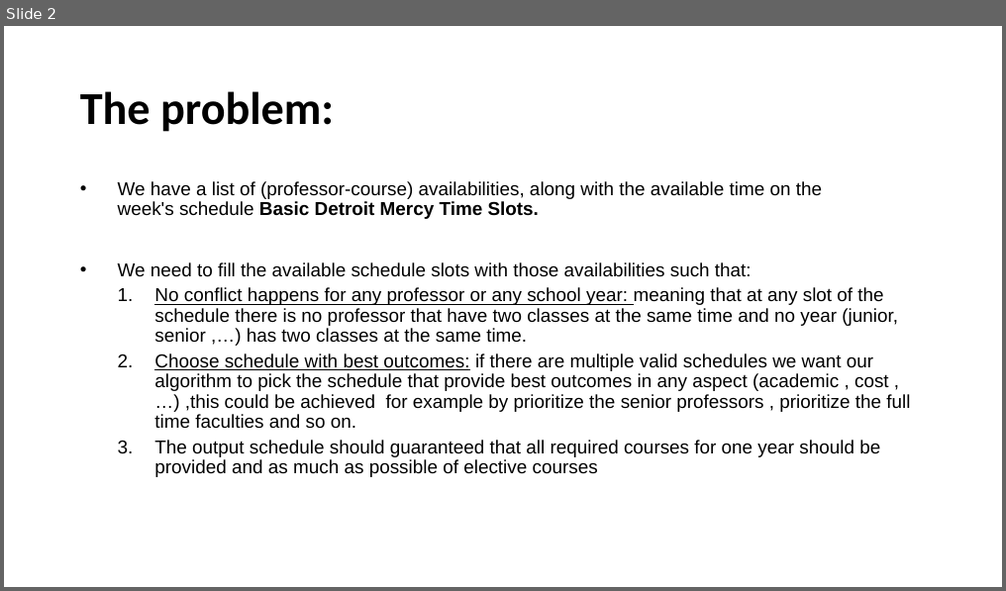
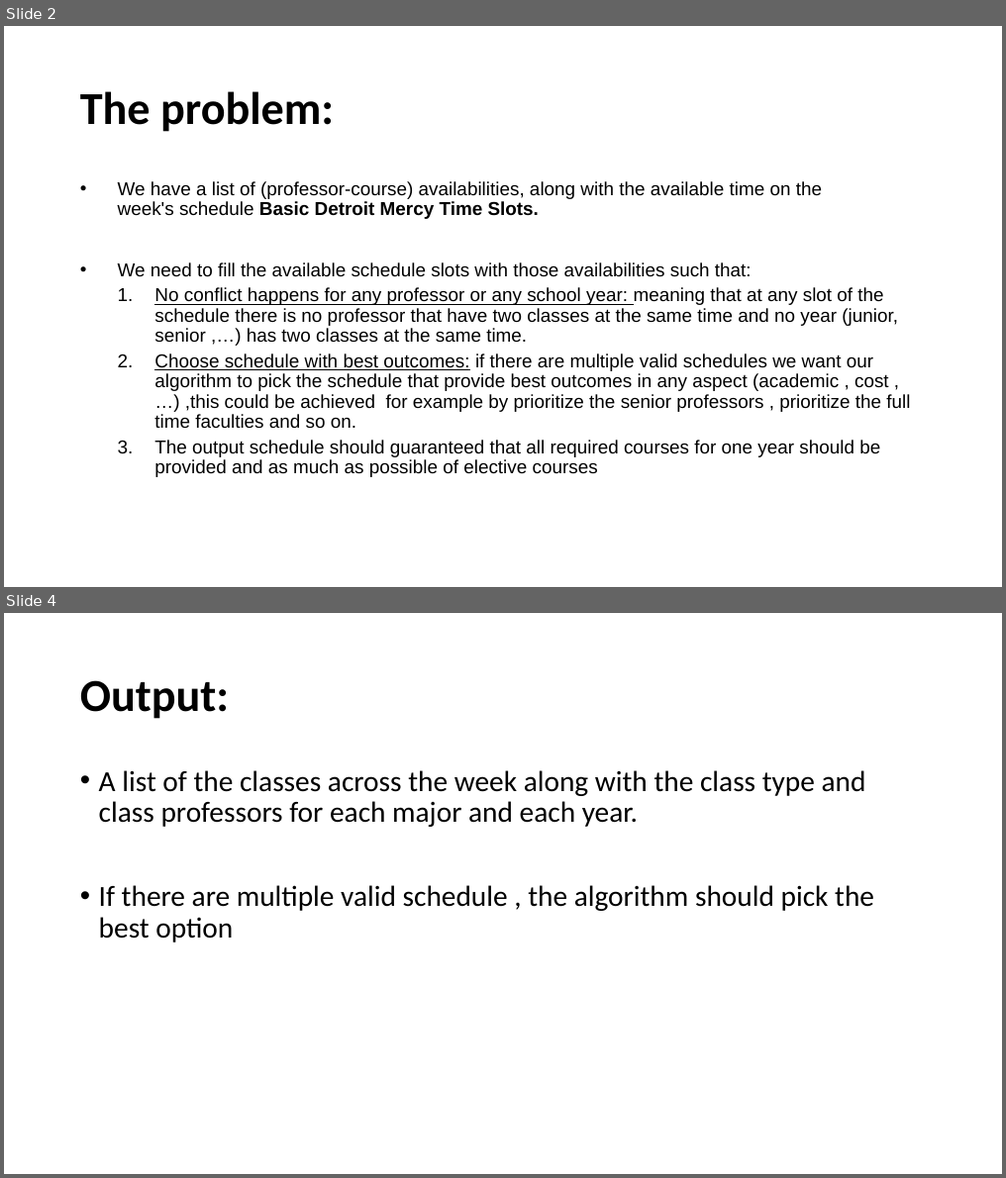
Before and after one commit to omaranBazna/schedule, a slide deck: algorithm design.pptx. Shown one above the other, each under a label of ours: slide 2 before the commit, slides 2 and 4 after it; the slides between them are not shown. The pictures are 1006x591 and 1006x1178 pixels, drawn with LibreOffice and Linux fonts; fonts in the diff are those of the drawing. Boxes give left, top, right and bottom in pixels: in the first picture for what was removed or moved away, otherwise in the second. Text is boxed around its words. In the diff, an @@ line names an element or a change of style, - is before the commit and + after.

Commit message:
add slides for output

```diff
--- a/algorithm design.pptx
+++ b/algorithm design.pptx
@@ slide 4 added at [4, 613, 1002, 1174], background #FFFFFF @@
@@ title added at [80, 680, 229, 719], 44 pt, text #000000, bold @@
+Output:
@@ text added at [99, 770, 874, 943], 28 pt, text #000000 @@
+• A list of the classes across the week along with the class type and class professors for each major and each year.
+• If there are multiple valid schedule , the algorithm should pick the best option
```
Also in this commit, not shown: 1 slide changed.
